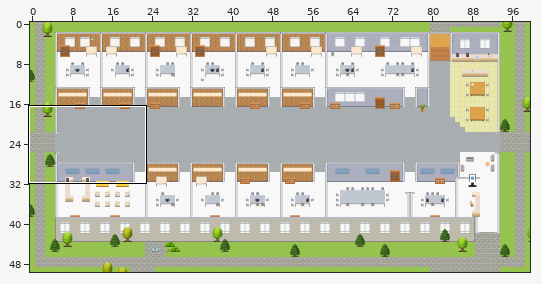
Tiled map (JSON), stored at maps/PH-Decision-Science-AI-Platform.tmj. Above, an overview of the earlier version with the close-up marked.
Close-up. Before the edit:
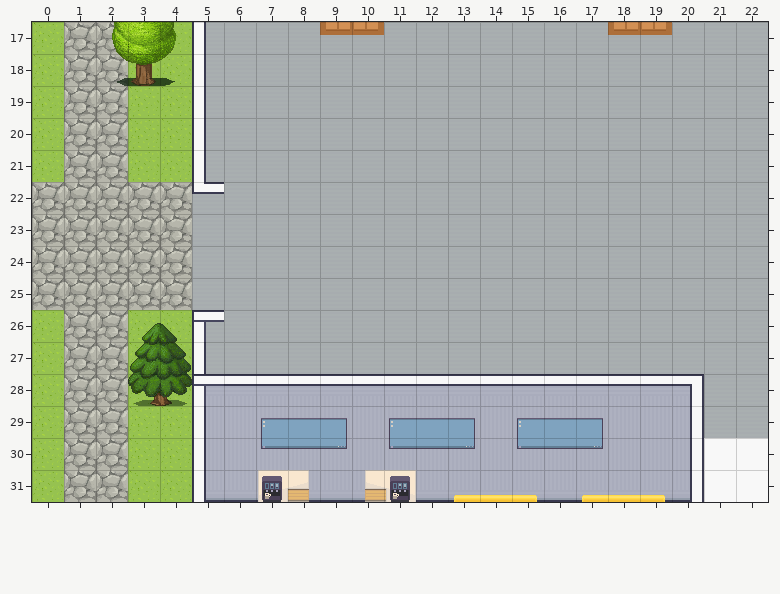
Cells are 32x32 px. Shown: x 0..22, y 17..31. The commit also changed other parts of the map, which this record leaves out.
After the commit:
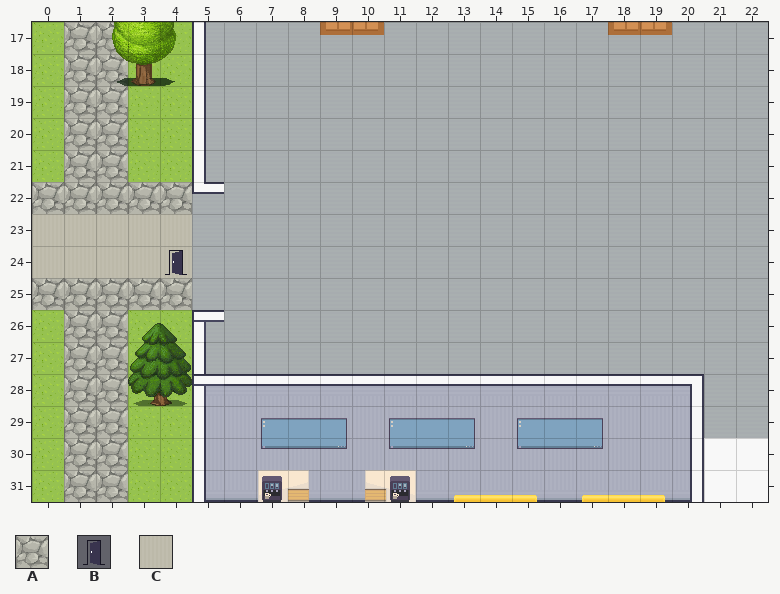
Key: from "Exterior": A 638; from "User_Zones": B 65; from "room2": C 328.
_ is an empty cell.
Edits made:
Layer "outside":
y 23..24: x 0..4 AAAAA -> CCCCC
Layer "zones":
y 24: x 4 _ -> B
Boxes around the changes in both close-ups, in picture pixels (x1, y1, x2, y2):
changed: (32, 214, 192, 278)
